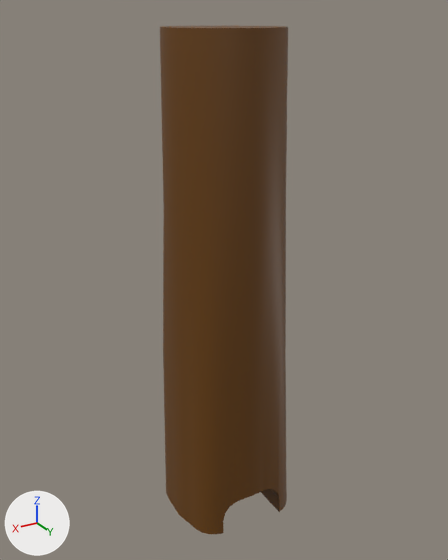
A saved change to the FBX model Game Jam/Assets/Assets/Foret/Arbre_Trou/Grand_Arbre_Trou.fbx.
Camera for both pictures: a 50 mm lens placed at (8.55, 84.65, 14.87), pointed at (-0.07, 70.27, 7.68). Every picture has the same lights, and +X, +Y and +Z are marked at lower left. Where no turn or scale is listed for an object, it has been applied to the vertices.

In view in the first picture: 'GrandArbres.001'.
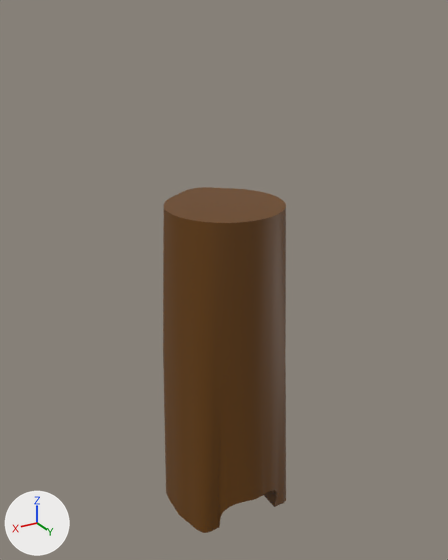
Commit message: Modification de l'arbre

Scene script edits in JSON lines:
```json
{"block": "me_cylinder_002", "where": "# used by ob_grandarbres_001; location = (0.0, 70.42, 7.5)"}
{"op": "remove", "block": "me_cylinder_002", "code": "me_cylinder_002.from_pydata(...)  # 300 vertices, 227 faces; spans x -1.82..1.82, y -1.95..1.81, z -7.53..7.06"}
{"op": "add", "block": "me_cylinder_002", "code": "me_cylinder_002.from_pydata(...)  # 236 vertices, 165 faces; spans x -1.82..1.82, y -1.95..1.99, z -7.53..2.55"}
{"block": "me_cylinder_002", "change": "me_cylinder_002 part 1"}
{"block": "me_cylinder_002", "change": "64 vertices are removed from x -1.58..1.57, y -1.6..1.55, z 7.06"}
{"block": "me_cylinder_002", "change": "65 faces are deleted"}
{"block": "me_cylinder_002", "change": "1 new face joins them"}
{"block": "me_cylinder_002", "change": "me_cylinder_002 part 2"}
{"block": "me_cylinder_002", "change": "37 vertices move from x -1.51..1.53, y 1.28..1.81, z -7.53..-6.29 to x -1.51..1.53, y 1.27..1.99, z -7.53..-6.29"}
{"block": "me_cylinder_002", "change": "2 new faces join them"}
```

Location of each change, [x1, y1, x2, y2] in pixels of the pictures (448 x 560 px):
```json
{"object": "GrandArbres.001", "change": "reshaped", "before": [160, 26, 288, 534], "after": [163, 187, 286, 533], "on screen": "32% shorter"}
{"part": 1, "of": "me_cylinder_002", "change": "cut back", "before": [160, 26, 288, 223], "after": [164, 187, 286, 223]}
{"part": 2, "of": "me_cylinder_002", "change": "built on", "before": [198, 361, 287, 534], "after": [198, 361, 286, 533]}
```
